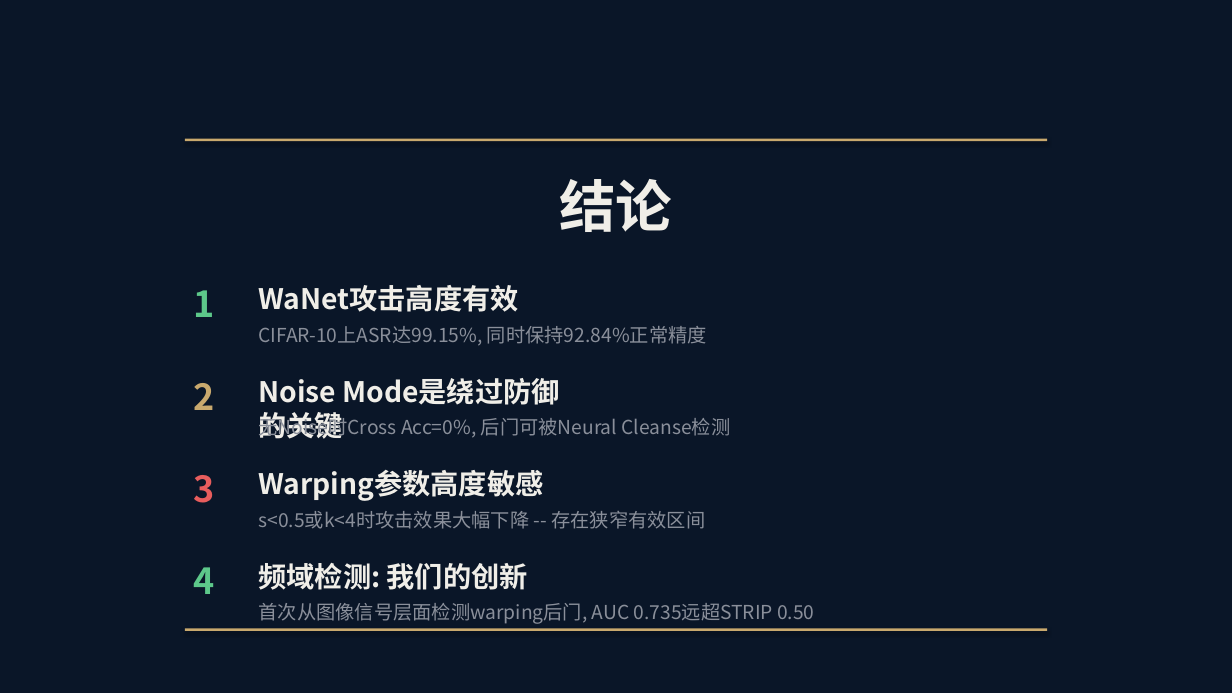
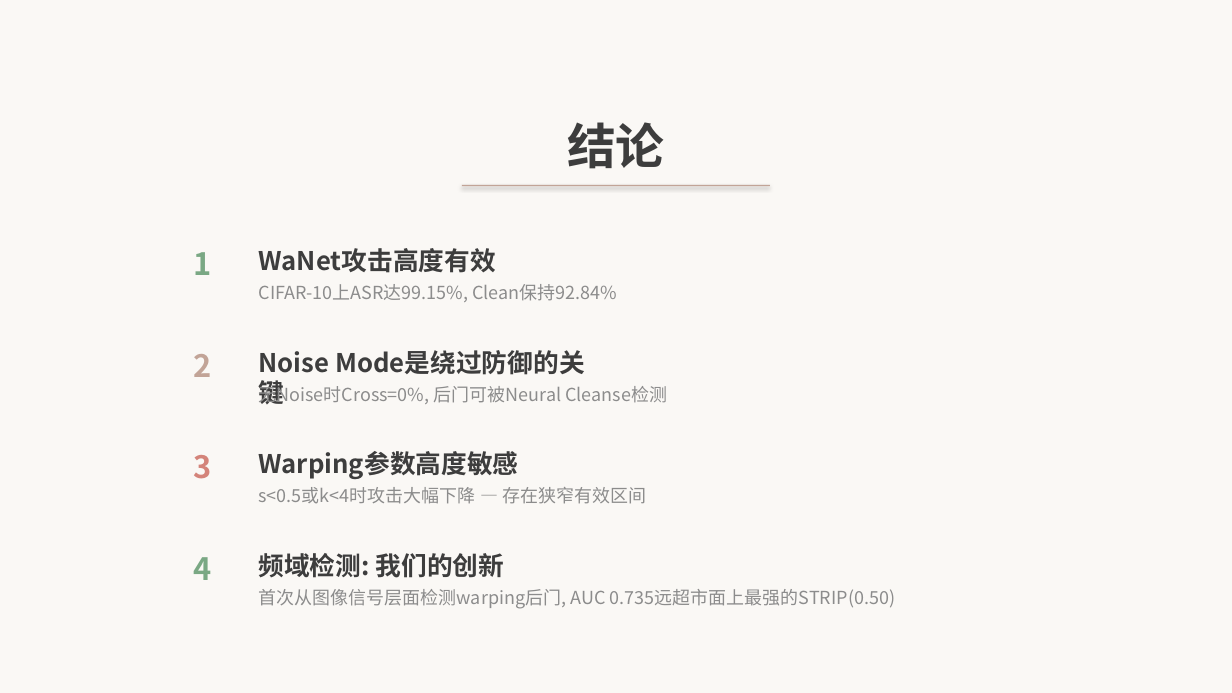
Before and after one commit to axgo-ja/NIS3353, a slide deck: slide 13 of WaNet答辩.pptx. Drawn at 1232x693 pixels with LibreOffice and Linux fonts; fonts in the diff are those of the drawing. Boxes give left, top, right and bottom in pixels: in the first picture for what was removed or moved away, otherwise in the second. Text is boxed around its words. In the diff, an @@ line names an element or a change of style, - is before the commit and + after.

```diff
--- a/WaNet答辩.pptx
+++ b/WaNet答辩.pptx
@@ background #0A1628 to #FAF8F5 @@
@@ text "结论": place and size @@
-text "结论" at box(559, 179, 672, 232)
+text "结论" at box(567, 122, 665, 169)
@@ text "结论" at box(567, 122, 665, 169): size 44 to 38 pt, text colour #F0EEE8 to #3D3D3D @@
@@ rectangle removed at box(185, 139, 1047, 141) @@
@@ rectangle added at box(462, 185, 770, 186), fill #C2A497 @@
@@ text "1" at box(194, 252, 212, 275): size 28 to 24 pt, text colour #5DC88A to #7AA884 @@
@@ text "1": place and size @@
-text "1" at box(194, 290, 215, 317)
+text "1" at box(194, 252, 212, 275)
@@ size 22 to 20 pt, text colour #F0EEE8 to #3D3D3D in 4 elements at box(259, 553, 504, 578), box(259, 451, 519, 479), box(259, 351, 330, 373), box(259, 248, 496, 273) @@
@@ text "WaNet攻击高度有效": place and size @@
-text "WaNet攻击高度有效" at box(259, 285, 519, 312)
+text "WaNet攻击高度有效" at box(259, 248, 496, 273)
@@ text at box(259, 284, 617, 302): text changed; size 15 to 14 pt; text colour #8A8F9A to #8C8C8C @@
-CIFAR-10上ASR达99.15%, 同时保持92.84%正常精度
+CIFAR-10上ASR达99.15%, Clean保持92.84%
@@ text "2": place and size @@
-text "2" at box(194, 383, 215, 410)
+text "2" at box(194, 354, 212, 377)
@@ text "2" at box(194, 354, 212, 377): size 28 to 24 pt, text colour #C9A96E to #C2A497 @@
@@ text "Noise Mode是绕过防御的关键": place and size @@
-text "Noise Mode是绕过防御的关键" at box(259, 379, 337, 403)
+text "Noise Mode是绕过防御的关键" at box(259, 351, 330, 373)
@@ text at box(259, 383, 667, 404): text changed; size 15 to 14 pt; text colour #8A8F9A to #8C8C8C @@
-无Noise时Cross Acc=0%, 后门可被Neural Cleanse检测
+无Noise时Cross=0%, 后门可被Neural Cleanse检测
@@ text "3": place and size @@
-text "3" at box(194, 475, 215, 503)
+text "3" at box(194, 455, 212, 479)
@@ text "3" at box(194, 455, 212, 479): size 28 to 24 pt, text colour #E85D5D to #D4847A @@
@@ text "Warping参数高度敏感": place and size @@
-text "Warping参数高度敏感" at box(259, 470, 544, 501)
+text "Warping参数高度敏感" at box(259, 451, 519, 479)
@@ text at box(259, 487, 646, 504): text changed; size 15 to 14 pt; text colour #8A8F9A to #8C8C8C @@
-s<0.5或k<4时攻击效果大幅下降 -- 存在狭窄有效区间
+s<0.5或k<4时攻击大幅下降 — 存在狭窄有效区间
@@ text "4": place and size @@
-text "4" at box(194, 567, 215, 594)
+text "4" at box(194, 557, 212, 580)
@@ text "4" at box(194, 557, 212, 580): size 28 to 24 pt, text colour #5DC88A to #7AA884 @@
@@ text "频域检测: 我们的创新": place and size @@
-text "频域检测: 我们的创新" at box(259, 563, 528, 590)
+text "频域检测: 我们的创新" at box(259, 553, 504, 578)
@@ text at box(259, 589, 896, 609): text changed; size 15 to 14 pt; text colour #8A8F9A to #8C8C8C @@
-首次从图像信号层面检测warping后门, AUC 0.735远超STRIP 0.50
+首次从图像信号层面检测warping后门, AUC 0.735远超市面上最强的STRIP(0.50)
@@ rectangle removed at box(185, 628, 1047, 631) @@
```
Also in this commit, not shown: 12 other slides changed, 2 slides added, 1 slide removed, 1 other file.
